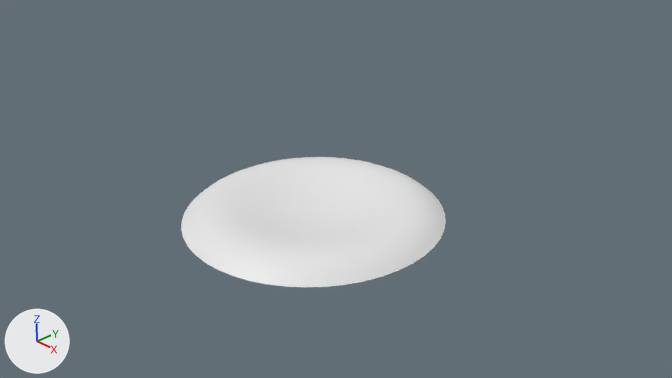
Before and after pictures for a commit that changed the Blender file lamp/lamp.blend.
Both versions are drawn from the file's camera 'Camera'. The lights are fixed; the arrows at lower left show +X, +Y and +Z.

Names of what the first picture shows: 'Path'.
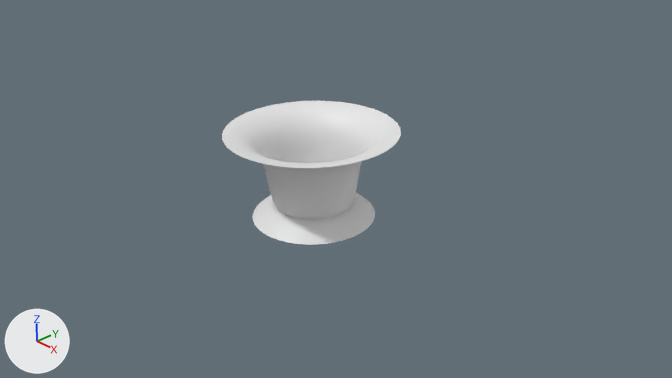
The change, as JSON lines over the scene's bpy script:
```json
{"op": "remove", "block": "cu_beziercurve", "code": "_sp.bezier_points.foreach_set('co', [-1.0, 0.0, 0.0, 1.0, 0.0, 0.0])"}
{"op": "remove", "block": "cu_beziercurve", "code": "_sp.bezier_points.foreach_set('handle_left', [-1.5, -0.5, 0.0, 0.0, 0.0, 0.0])"}
{"op": "remove", "block": "cu_beziercurve", "code": "_sp.bezier_points.foreach_set('handle_right', [-0.5, 0.5, 0.0, 2.0, 0.0, 0.0])"}
{"op": "remove", "block": "cu_beziercurve", "code": "for _p, _l, _r in zip(_sp.bezier_points, ['ALIGNED', 'ALIGNED'], ['ALIGNED', 'ALIGNED']): _p.handle_left_type = _l; _p.handle_right_type = _r"}
{"op": "set", "path": "_sp", "old": "cu_beziercurve.splines.new('BEZIER'); _sp.bezier_points.add(1)", "new": "cu_beziercurve.splines.new('BEZIER'); _sp.bezier_points.add(2)"}
{"op": "add", "block": "cu_beziercurve", "code": "_sp.bezier_points.foreach_set('co', [0.0637, 0.00584, 0.0, 1.099, -0.05, 0.0, 2.289, 1.364, -0.285])"}
{"op": "add", "block": "cu_beziercurve", "code": "_sp.bezier_points.foreach_set('handle_left', [-0.436, -0.494, 0.0, 0.517, -0.0512, 0.0, 1.289, 1.364, -0.285])"}
{"op": "add", "block": "cu_beziercurve", "code": "_sp.bezier_points.foreach_set('handle_right', [0.564, 0.506, 0.0, 2.081, -0.0479, 0.0, 3.289, 1.364, -0.285])"}
{"op": "add", "block": "cu_beziercurve", "code": "for _p, _l, _r in zip(_sp.bezier_points, ['ALIGNED', 'ALIGNED', 'ALIGNED'], ['ALIGNED', 'ALIGNED', 'ALIGNED']): _p.handle_left_type = _l; _p.handle_right_type = _r"}
```

What differs and where, as boxes [x1, y1, x2, y2] in the pictures (672 x 378 px):
```json
{"object": "Path", "change": "reshaped", "before": [181, 157, 446, 287], "after": [222, 101, 401, 245], "on screen": "32% narrower, 11% taller"}
```
